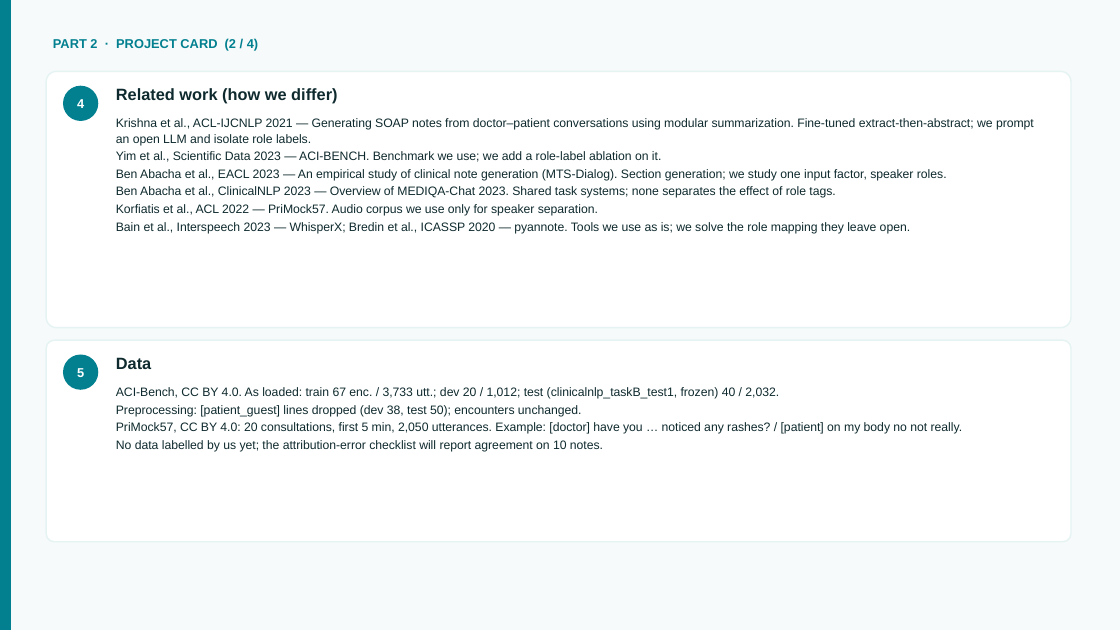
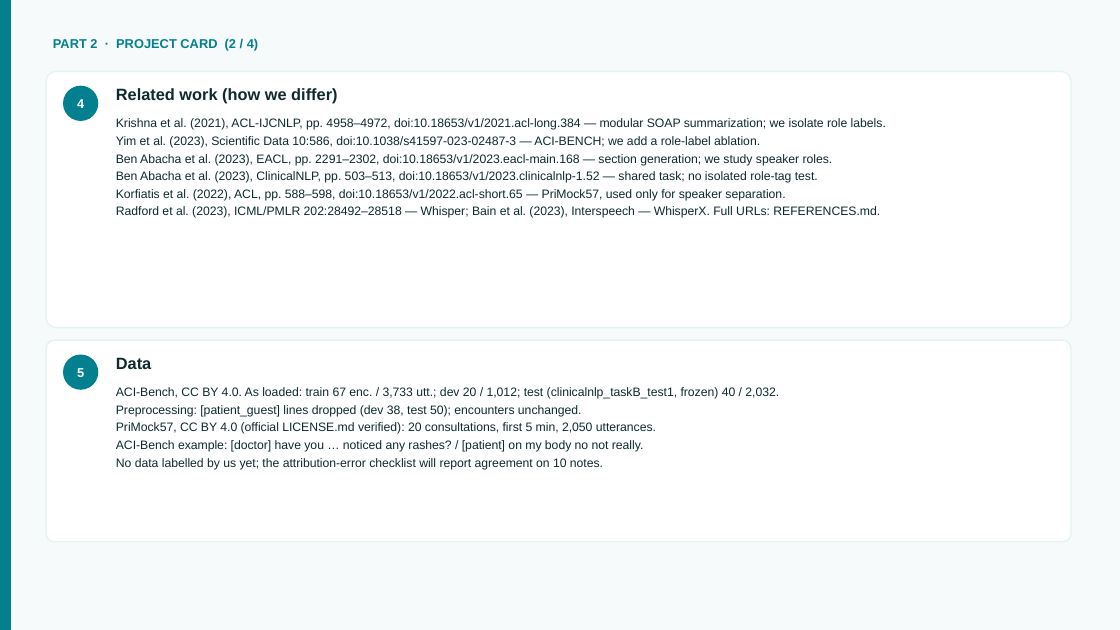
Before and after one commit to Pikseel/medscribe, a slide deck: slide 12 of results/medscribe_midproject.pptx. Drawn at 1120x630 pixels with LibreOffice and Linux fonts; fonts in the diff are those of the drawing. Boxes give left, top, right and bottom in pixels: in the first picture for what was removed or moved away, otherwise in the second. Text is boxed around its words. In the diff, an @@ line names an element or a change of style, - is before the commit and + after.

```diff
--- a/results/medscribe_midproject.pptx
+++ b/results/medscribe_midproject.pptx
@@ text at (116,118,886,218): text changed @@
-Krishna et al., ACL-IJCNLP 2021 — Generating SOAP notes from doctor–patient conversations using modular summarization. Fine-tuned extract-then-abstract; we prompt an open LLM and isolate role labels.
-Yim et al., Scientific Data 2023 — ACI-BENCH. Benchmark we use; we add a role-label ablation on it.
-Ben Abacha et al., EACL 2023 — An empirical study of clinical note generation (MTS-Dialog). Section generation; we study one input factor, speaker roles.
-Ben Abacha et al., ClinicalNLP 2023 — Overview of MEDIQA-Chat 2023. Shared task systems; none separates the effect of role tags.
-Korfiatis et al., ACL 2022 — PriMock57. Audio corpus we use only for speaker separation.
-Bain et al., Interspeech 2023 — WhisperX; Bredin et al., ICASSP 2020 — pyannote. Tools we use as is; we solve the role mapping they leave open.
+Krishna et al. (2021), ACL-IJCNLP, pp. 4958–4972, doi:10.18653/v1/2021.acl-long.384 — modular SOAP summarization; we isolate role labels.
+Yim et al. (2023), Scientific Data 10:586, doi:10.1038/s41597-023-02487-3 — ACI-BENCH; we add a role-label ablation.
+Ben Abacha et al. (2023), EACL, pp. 2291–2302, doi:10.18653/v1/2023.eacl-main.168 — section generation; we study speaker roles.
+Ben Abacha et al. (2023), ClinicalNLP, pp. 503–513, doi:10.18653/v1/2023.clinicalnlp-1.52 — shared task; no isolated role-tag test.
+Korfiatis et al. (2022), ACL, pp. 588–598, doi:10.18653/v1/2022.acl-short.65 — PriMock57, used only for speaker separation.
+Radford et al. (2023), ICML/PMLR 202:28492–28518 — Whisper; Bain et al. (2023), Interspeech — WhisperX. Full URLs: REFERENCES.md.
@@ text at (116,422,656,452): text changed @@
-PriMock57, CC BY 4.0: 20 consultations, first 5 min, 2,050 utterances. Example: [doctor] have you … noticed any rashes? / [patient] on my body no not really.
+PriMock57, CC BY 4.0 (official LICENSE.md verified): 20 consultations, first 5 min, 2,050 utterances.
+ACI-Bench example: [doctor] have you … noticed any rashes? / [patient] on my body no not really.
```
Also in this commit, not shown: 5 other slides changed, 8 other files.
